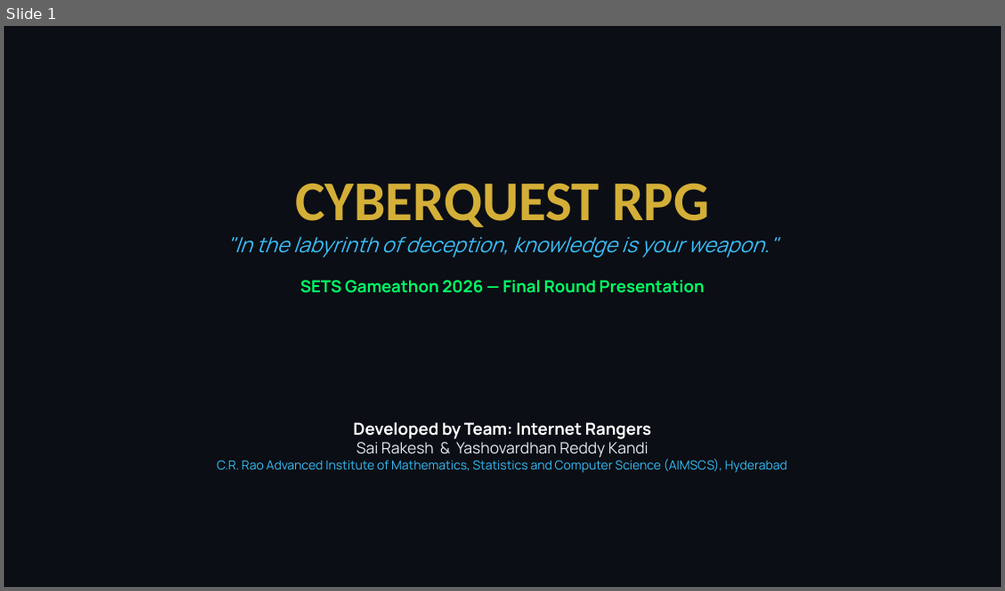
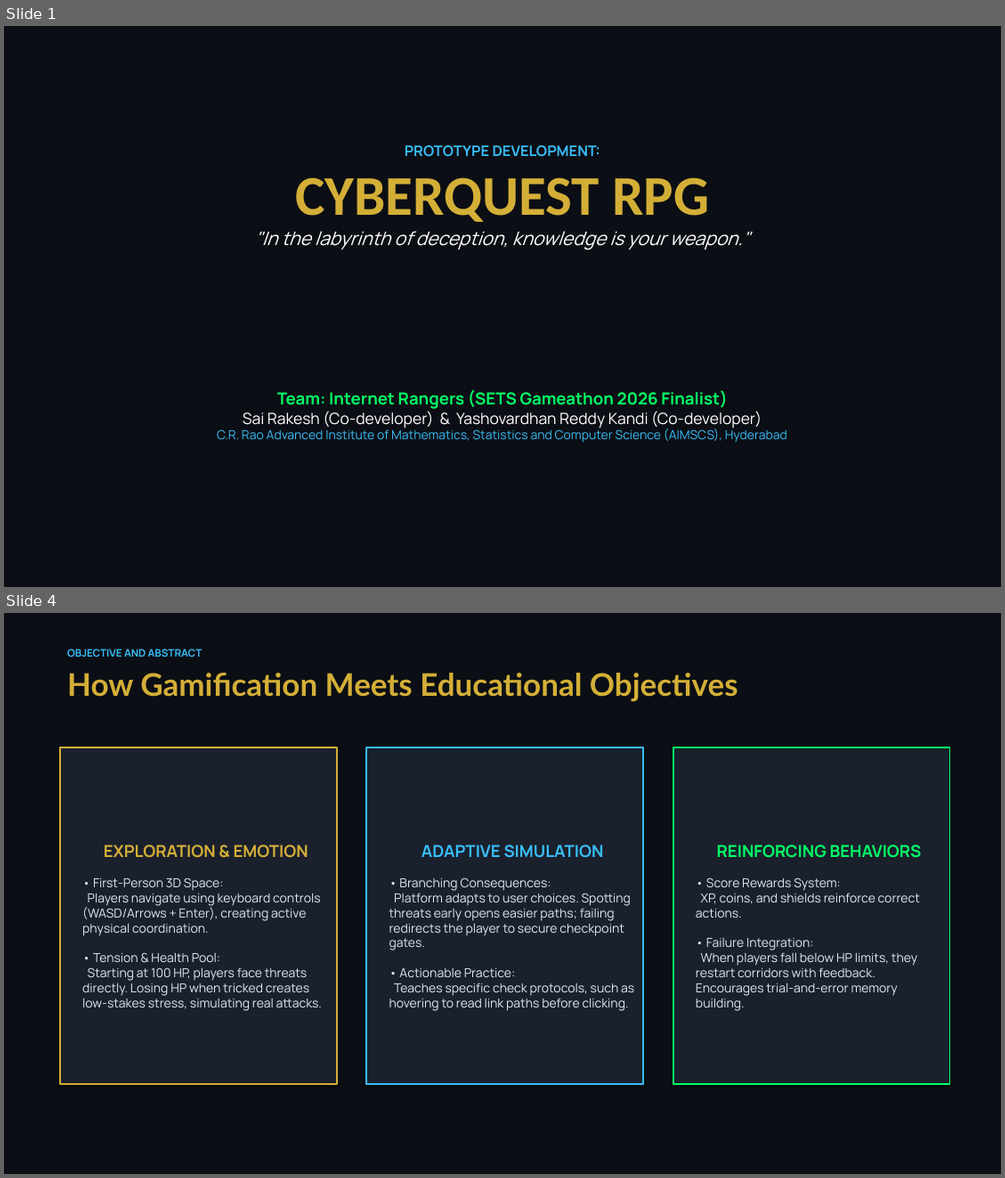
Before and after one commit to YashovardhanReddy001/cyberquest-rpg, a slide deck: docs/cyberquest_presentation.pptx. Shown one above the other, each under a label of ours: slide 1 before the commit, slides 1 and 4 after it; the slides between them are not shown. The pictures are 1005x591 and 1005x1178 pixels, drawn with LibreOffice and Linux fonts; fonts in the diff are those of the drawing. Boxes give left, top, right and bottom in pixels: in the first picture for what was removed or moved away, otherwise in the second. Text is boxed around its words. In the diff, an @@ line names an element or a change of style, - is before the commit and + after.

```diff
--- a/docs/cyberquest_presentation.pptx
+++ b/docs/cyberquest_presentation.pptx
@@ slide 4 added at bbox=[4, 613, 1001, 1174], background #0B0E14 @@
@@ text added at bbox=[67, 649, 202, 657], 10 pt, text #38BDF8, bold @@
+OBJECTIVE AND ABSTRACT
@@ text added at bbox=[67, 673, 738, 702], 30 pt, text #D4AF37, bold @@
+How Gamification Meets Educational Objectives
@@ rectangle added at bbox=[60, 747, 337, 1084], fill #1A202C, outline #D4AF37 1.5 pt, 12 pt, text #E2E8F0 @@
+EXPLORATION & EMOTION
+• First-Person 3D Space:
+Players navigate using keyboard controls (WASD/Arrows + Enter), creating active physical coordination.
+• Tension & Health Pool:
+Starting at 100 HP, players face threats directly. Losing HP when tricked creates low-stakes stress, simulating real attacks.
@@ rectangle added at bbox=[367, 747, 643, 1084], fill #1A202C, outline #38BDF8 1.5 pt, 12 pt, text #E2E8F0 @@
+ADAPTIVE SIMULATION
+• Branching Consequences:
+Platform adapts to user choices. Spotting threats early opens easier paths; failing redirects the player to secure checkpoint gates.
+• Actionable Practice:
+Teaches specific check protocols, such as hovering to read link paths before clicking.
@@ rectangle added at bbox=[673, 747, 950, 1084], fill #1A202C, outline #00FF66 1.5 pt, 12 pt, text #E2E8F0 @@
+REINFORCING BEHAVIORS
+• Score Rewards System:
+XP, coins, and shields reinforce correct actions.
+• Failure Integration:
+When players fall below HP limits, they restart corridors with feedback. Encourages trial-and-error memory building.
@@ slide 1 changed as well @@
@@ text "PROTOTYPE DEVELOPMENT:": place and size @@
-text "PROTOTYPE DEVELOPMENT:" at bbox=[226, 183, 777, 293]
+text "PROTOTYPE DEVELOPMENT:" at bbox=[255, 145, 750, 250]
@@ text at bbox=[404, 145, 600, 157]: paragraph added @@
+PROTOTYPE DEVELOPMENT:
@@ text at bbox=[255, 231, 750, 250]: size 20 to 18 pt, text colour #38BDF8 to #FFFFFF in ""In the labyrinth of deception, knowledge is ..." @@
@@ text at bbox=[300, 280, 704, 293]: paragraph removed @@
-SETS Gameathon 2026 — Final Round Presentation
@@ text "Team: Internet Rangers (SETS Gameathon ...": place and size @@
-text "Team: Internet Rangers (SETS Gameathon ..." at bbox=[217, 422, 787, 473]
+text "Team: Internet Rangers (SETS Gameathon ..." at bbox=[217, 390, 787, 443]
@@ text at bbox=[243, 390, 761, 429]: text changed; text colour #E2E8F0 to #FFFFFF @@
-Developed by Team: Internet Rangers
-Sai Rakesh & Yashovardhan Reddy Kandi
+Team: Internet Rangers (SETS Gameathon 2026 Finalist)
+Sai Rakesh (Co-developer) & Yashovardhan Reddy Kandi (Co-developer)
```
Also in this commit, not shown: 7 other slides changed, 1 other slide added, 2 slides removed.
